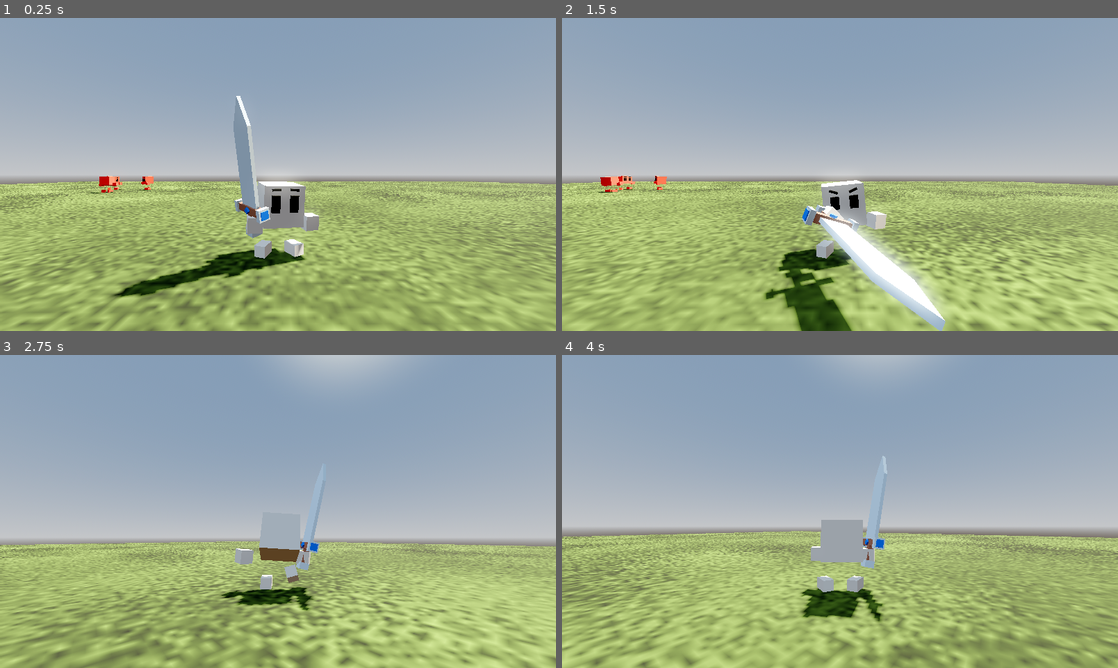
Above: before the commit, frames 1-4 (two rows, left to right).
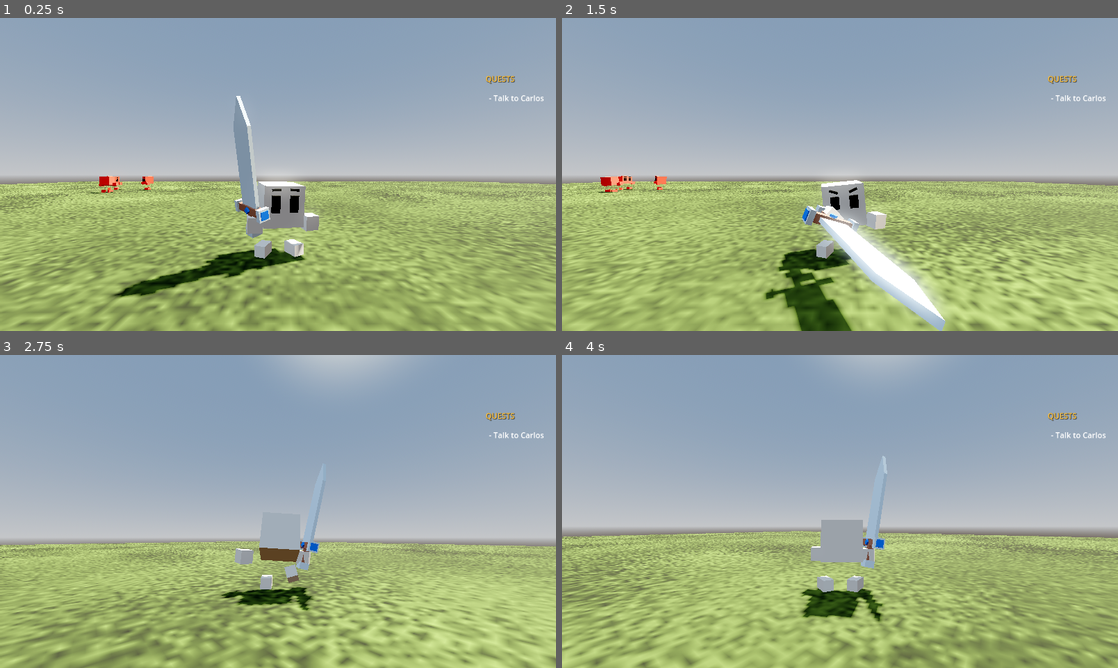
Above: after the commit, the same moments.

Repository: RafaelSPBarbosa/rpg-game-01
Game: Godot game, scene res://scenes/main.tscn
The game is run twice, just before and just after one commit, with the same random seed, the same clock (stepped at 60 frames per second) and the same inputs.
Inputs (mouse positions are in pixels of both pictures, inside the frame that each line leads up to):
- Up to frame 1 (0.25 s): no input
- Up to frame 2 (1.5 s): move the mouse to (962, 158) at 0.52 s; hold D (move_right) 0.53-1.28 s; hold E (interact) 0.53-1.28 s; move the mouse to (728, 190) at 1.27 s; hold S (move_backwards) from 1.28 s (still down); click (728, 190) at 1.35 s
- Up to frame 3 (2.75 s): tap E (interact) at 1.55 s; move the mouse to (289, 505) at 2.02 s; release S (move_backwards) at 2.03 s; hold W (move_forward) from 2.03 s (still down); hold E (interact) from 2.03 s (still down)
- Up to frame 4 (4 s): keep holding W (move_forward); move the mouse to (834, 517) at 2.77 s; release E (interact) at 2.78 s; tap E (interact) at 2.85, 3.8 s; move the mouse to (878, 514) at 3.52 s; press the mouse at (878, 514) at 3.53 s

The runs differ from the first frame. In frame 1, 0.2% of the frame differs, in the area x 87-98%, y 18-27%; in frame 2, 0.2%; in frame 3, 0.2%; in frame 4, 0.2%.

Commit message:
Added quest system

Diff:
--- a/Prefabs/Enemies/orc.tscn
+++ b/Prefabs/Enemies/orc.tscn
@@ -30,19 +30,11 @@
 script = ExtResource("3_gpi1x")
 
 [node name="Skeleton3D" parent="Body/Skin/character/Armature" index="0"]
-bones/1/position = Vector3(0, 0.0166553, 0)
-bones/1/rotation = Quaternion(0.0380899, 0.0707451, -0.0137701, 0.996672)
-bones/2/scale = Vector3(1, 1, 1)
-bones/6/position = Vector3(0.00612395, 0.0176079, 0.0106755)
-bones/8/position = Vector3(-0.00616105, 0.0176079, 0.0106755)
-bones/10/position = Vector3(0.014087, 0.000881535, 0.00441105)
-bones/10/rotation = Quaternion(-0.390337, 0.510543, 0.610165, -0.463338)
-bones/12/position = Vector3(-0.0135764, 0.000902646, 0.0048051)
-bones/12/rotation = Quaternion(0.425461, 0.535451, 0.586128, 0.43443)
-bones/14/position = Vector3(6.98492e-11, 0.0204763, 9.31323e-12)
-bones/14/rotation = Quaternion(1.34663e-25, -3.76895e-09, -8.73115e-10, 1)
-bones/16/position = Vector3(0.00636407, 0.00267968, -0.00164982)
-bones/18/position = Vector3(-0.00636407, 0.00267968, -0.00164982)
+bones/1/rotation = Quaternion(0.0116191, 0.10543, -0.0263661, 0.994009)
+bones/10/position = Vector3(0.0136221, 0.00089282, 0.00474978)
+bones/10/rotation = Quaternion(-0.419126, 0.531984, 0.590647, -0.438705)
+bones/12/position = Vector3(-0.0134322, 0.000900669, 0.00489628)
+bones/12/rotation = Quaternion(0.425376, 0.535829, 0.586135, 0.434036)
 
 [node name="Cube" parent="Body/Skin/character/Armature/Skeleton3D" index="0"]
 surface_material_override/0 = ExtResource("4_s5rhj")
--- /dev/null
+++ b/Scripts/Enemies/Enemy_Group.gd
@@ -0,0 +1 @@
+extends Node
--- a/Scripts/NPCs/villager.gd
+++ b/Scripts/NPCs/villager.gd
@@ -15,8 +15,9 @@
 @export var next_villager: Node3D = null
 @export var start_enabled: bool = true
 
-@export var lines : Array[String] = []
+@export var lines: Array[String] = []
 @onready var cur_line := 0
+@export var quest: String = ""
 
 func _ready():
 	interact_tooltip_initial_position = interact_tooltip.global_position
@@ -69,6 +70,8 @@
 				camera_3d.current = false
 				print("Player stopped talking to villager " + name)
 				UI.instance.dialog_panel.end()
+				if quest != "":
+					UI.instance.quests.change_quest(quest)
 				if next_villager != null:
 					next_villager.set_process(true)
 					next_villager.set_physics_process(true)
--- /dev/null
+++ b/Scripts/QuestSystem/Quest_System.gd
@@ -0,0 +1,7 @@
+extends Control
+class_name Quest_System
+
+@onready var current_quest: Label = $Current_Quest
+
+func change_quest(description: String):
+	current_quest.text = "- " + description
--- a/Scripts/UI/UI.gd
+++ b/Scripts/UI/UI.gd
@@ -5,3 +5,4 @@
 func _init() -> void: instance = self
 
 @onready var dialog_panel: Dialog_Panel = $Dialog_Panel
+@onready var quests: Quest_System = $Quests
--- a/scenes/main.tscn
+++ b/scenes/main.tscn
@@ -20,6 +20,7 @@
 [ext_resource type="Script" uid="uid://dto46lvw6hb0r" path="res://Scripts/UI/UI.gd" id="18_0ld40"]
 [ext_resource type="Texture2D" uid="uid://kqt5j5bx603d" path="res://Sources/UI/DialogBox.png" id="18_dp3eg"]
 [ext_resource type="Script" uid="uid://cvhqunexfryy2" path="res://Scripts/UI/Dialog_Panel.gd" id="20_gqmmt"]
+[ext_resource type="Script" uid="uid://bcd307r6nycf7" path="res://Scripts/QuestSystem/Quest_System.gd" id="21_yc10j"]
 
 [sub_resource type="PlaneMesh" id="PlaneMesh_0wfyh"]
 
@@ -69,6 +70,11 @@
 shadow_size = 3
 shadow_color = Color(0, 0, 0, 0.278431)
 
+[sub_resource type="LabelSettings" id="LabelSettings_gqmmt"]
+font_color = Color(1, 0.75624, 0.227137, 1)
+shadow_size = 3
+shadow_color = Color(0, 0, 0, 0.388235)
+
 [node name="Root" type="Node"]
 
 [node name="Game_CanvasLayer" type="CanvasLayer" parent="."]
@@ -146,14 +152,14 @@
 script = ExtResource("7_o6xl0")
 
 [node name="Skeleton3D" parent="Game_CanvasLayer/Player/Body/Skin/character/Armature" index="0"]
-bones/1/rotation = Quaternion(-0.0146321, 0.0077784, -0.00500154, 0.99985)
-bones/10/position = Vector3(0.0134102, 0.000897471, 0.00490414)
-bones/10/rotation = Quaternion(-0.423209, 0.534505, 0.587678, -0.435698)
-bones/12/position = Vector3(-0.0138167, 0.000905942, 0.00465306)
-bones/12/rotation = Quaternion(0.363591, 0.480758, 0.628259, 0.491899)
+bones/1/rotation = Quaternion(0.0201783, 0.0231428, -0.00114067, 0.999528)
+bones/10/position = Vector3(0.0146322, 0.000868301, 0.00401385)
+bones/10/rotation = Quaternion(-0.357062, 0.48524, 0.630253, -0.489725)
+bones/12/position = Vector3(-0.0136995, 0.000904335, 0.00472721)
+bones/12/rotation = Quaternion(0.425534, 0.535128, 0.586121, 0.434765)
 
 [node name="BoneAttachment3D" type="BoneAttachment3D" parent="Game_CanvasLayer/Player/Body/Skin/character/Armature/Skeleton3D" index="1"]
-transform = Transform3D(-0.242426, -0.253861, 0.936367, 0.0406129, -0.966967, -0.251643, 0.969319, -0.0229762, 0.244728, -0.0137324, -0.00483681, 0.017838)
+transform = Transform3D(-0.25487, -0.00822609, 0.96694, -0.0843638, -0.995962, -0.0307098, 0.963288, -0.0894019, 0.253147, -0.0134634, -0.00538915, 0.0173864)
 bone_name = "Hand.R"
 bone_idx = 12
 
@@ -209,25 +215,30 @@
 mesh = SubResource("BoxMesh_sgp6g")
 skeleton = NodePath("../..")
 
-[node name="Orc" parent="Game_CanvasLayer" instance=ExtResource("9_85g3d")]
-transform = Transform3D(0.707107, 0, -0.707107, 0, 1, 0, 0.707107, 0, 0.707107, -13.5202, -4.76837e-07, -17.1463)
-
-[node name="Orc2" parent="Game_CanvasLayer" instance=ExtResource("9_85g3d")]
-transform = Transform3D(0.5, 0, 0.866025, 0, 1, 0, -0.866025, 0, 0.5, -17.2105, -2.38419e-07, -17.1377)
-
-[node name="Orc3" parent="Game_CanvasLayer" instance=ExtResource("9_85g3d")]
-transform = Transform3D(-1, 0, -1.19209e-07, 0, 1, 0, 1.19209e-07, 0, -1, -15.1305, -2.38419e-07, -13.9425)
+[node name="Orc_Camp" type="Node3D" parent="Game_CanvasLayer"]
+transform = Transform3D(1, 0, 0, 0, 1, 0, 0, 0, 1, -15.7541, 0, -16.3523)
+
+[node name="Orc" parent="Game_CanvasLayer/Orc_Camp" instance=ExtResource("9_85g3d")]
+transform = Transform3D(0.707107, 0, -0.707107, 0, 1, 0, 0.707107, 0, 0.707107, 2.23387, -4.76837e-07, -0.794012)
+
+[node name="Orc2" parent="Game_CanvasLayer/Orc_Camp" instance=ExtResource("9_85g3d")]
+transform = Transform3D(0.5, 0, 0.866025, 0, 1, 0, -0.866025, 0, 0.5, -1.45643, -2.38419e-07, -0.785412)
+
+[node name="Orc3" parent="Game_CanvasLayer/Orc_Camp" instance=ExtResource("9_85g3d")]
+transform = Transform3D(-1, 0, -1.19209e-07, 0, 1, 0, 1.19209e-07, 0, -1, 0.623571, -2.38419e-07, 2.40979)
 
 [node name="Villager_Carlos_01" parent="Game_CanvasLayer" node_paths=PackedStringArray("next_villager") instance=ExtResource("17_muem4")]
 transform = Transform3D(-0.714668, 0, 0.699464, 0, 1, 0, -0.699464, 0, -0.714668, -7.89747, 0, 11.8138)
 display_name = "Carlos"
 next_villager = NodePath("../Villager_Carlos_02")
+lines = Array[String](["Hello adventurer, I would greatly appreciate your help!", "Imps have built a camp near our village...", "Could you do us a favor and clear them out?", "Thank you!"])
+quest = "Clear out the nearby imp camp"
 
 [node name="Villager_Carlos_02" parent="Game_CanvasLayer" instance=ExtResource("17_muem4")]
 transform = Transform3D(-0.714668, 0, 0.699464, 0, 1, 0, -0.699464, 0, -0.714668, -7.89747, 0, 11.8138)
 display_name = "Carlos"
 start_enabled = false
-lines = Array[String](["Have you finished your task?"])
+lines = Array[String](["Have you cleared out the imp camp yet?"])
 
 [node name="UI_CanvasLayer" type="CanvasLayer" parent="."]
 layer = 2
@@ -293,6 +304,50 @@
 label_settings = SubResource("LabelSettings_0ld40")
 horizontal_alignment = 1
 
+[node name="Quests" type="Control" parent="UI_CanvasLayer/UI"]
+layout_mode = 1
+anchors_preset = 15
+anchor_right = 1.0
+anchor_bottom = 1.0
+grow_horizontal = 2
+grow_vertical = 2
+script = ExtResource("21_yc10j")
+
+[node name="Title" type="Label" parent="UI_CanvasLayer/UI/Quests"]
+layout_mode = 1
+anchors_preset = 6
+anchor_left = 1.0
+anchor_top = 0.5
+anchor_right = 1.0
+anchor_bottom = 0.5
+offset_left = -207.0
+offset_top = -211.0
+offset_right = -24.0
+offset_bottom = -188.0
+grow_horizontal = 0
+grow_vertical = 2
+text = "Quests"
+label_settings = SubResource("LabelSettings_gqmmt")
+horizontal_alignment = 1
+vertical_alignment = 1
+uppercase = true
+
+[node name="Current_Quest" type="Label" parent="UI_CanvasLayer/UI/Quests"]
+layout_mode = 1
+anchors_preset = 6
+anchor_left = 1.0
+anchor_top = 0.5
+anchor_right = 1.0
+anchor_bottom = 0.5
+offset_left = -334.0
+offset_top = -171.0
+offset_right = -24.0
+offset_bottom = -148.0
+grow_horizontal = 0
+grow_vertical = 2
+text = "- Talk to Carlos"
+horizontal_alignment = 2
+
 [connection signal="area_entered" from="Game_CanvasLayer/Player/Body/Skin/character/PlayerCombat/Area3D" to="Game_CanvasLayer/Player/Body/Skin/character/PlayerCombat" method="_on_area_3d_area_entered"]
 [connection signal="area_exited" from="Game_CanvasLayer/Player/Body/Skin/character/PlayerCombat/Area3D" to="Game_CanvasLayer/Player/Body/Skin/character/PlayerCombat" method="_on_area_3d_area_exited"]
 [connection signal="area_entered" from="Game_CanvasLayer/Player/Body/Area3D" to="Game_CanvasLayer/Player/Body/Skin/character/PlayerCombat" method="_on_area_3d_area_entered"]
Not shown, added: Scripts/Enemies/Enemy_Group.gd.uid
Not shown, added: Scripts/QuestSystem/Quest_System.gd.uid
Not shown: 1 places in scenes/main.tscn that only renumber resources
